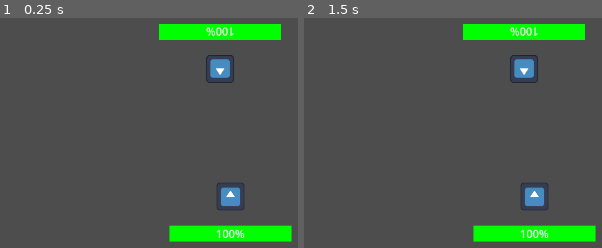
Above: before the commit, frames 1-2 (left to right).
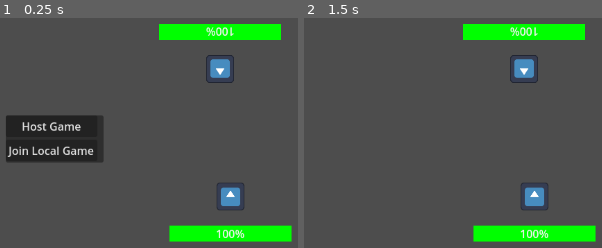
Above: after the commit, the same moments.

Repository: ifelldownahole/2D_Crazy_Cattle_3D_Local_Multiplayer_Battle_Royale_Edition_With_Guns
Game: Godot game, scene res://main.tscn
Same seed, same stepped clock (60 frames per second), same inputs: the game is played once before the commit and once after it. The engine's default icon, where the game draws it, is replaced by a stand-in: a white triangle on a blue panel in a dark square.
Inputs (mouse positions are in pixels of both pictures, inside the frame that each line leads up to):
- Up to frame 1 (0.25 s): no input
- Up to frame 2 (1.5 s): click (354, 126) at 0.5 s, where only the run after the commit has a clickable "Host Game"; tap Enter at 1.25 s

The runs differ from the first frame. In frame 1, 6.3% of the frame differs, in the area x 2-35%, y 42-63%; in frame 2, nothing differs.

Commit message:
Experimental Multiplayer Development
Added server and client code, nothing else

Diff:
--- /dev/null
+++ b/game_manager.gd
@@ -0,0 +1,11 @@
+extends Node
+
+func become_host():
+	print("become host pressed!")
+	%multiplayerHUD.hide()
+	MultiplayerManager.become_host()
+
+func join_game():
+	print("Join game pressed!")
+	%multiplayerHUD.hide()
+	MultiplayerManager.join_game()
--- a/main.tscn
+++ b/main.tscn
@@ -1,9 +1,11 @@
-[gd_scene load_steps=3 format=3 uid="uid://c3of6byk3pd8q"]
+[gd_scene load_steps=4 format=3 uid="uid://c3of6byk3pd8q"]
 
 [ext_resource type="PackedScene" uid="uid://dbdj7seqgf357" path="res://test_sheep.tscn" id="1_cvkpd"]
+[ext_resource type="Script" uid="uid://eahh5ksk8s1h" path="res://game_manager.gd" id="1_h2yge"]
 [ext_resource type="Script" uid="uid://4odimvtma8eh" path="res://test_sheep2.gd" id="2_0xm2m"]
 
 [node name="main" type="Node"]
+script = ExtResource("1_h2yge")
 
 [node name="Timer" type="Timer" parent="."]
 wait_time = 0.5
@@ -19,4 +21,40 @@
 rotation = 3.14159
 script = ExtResource("2_0xm2m")
 
+[node name="multiplayerHUD" type="Control" parent="."]
+unique_name_in_owner = true
+layout_mode = 3
+anchors_preset = 0
+offset_left = 234.697
+offset_top = 242.554
+offset_right = 344.697
+offset_bottom = 277.554
+
+[node name="Panel" type="Panel" parent="multiplayerHUD"]
+layout_mode = 1
+anchors_preset = 15
+anchor_right = 1.0
+anchor_bottom = 1.0
+offset_left = 17.0
+offset_top = 33.0
+offset_right = 48.0
+offset_bottom = 66.0
+grow_horizontal = 2
+grow_vertical = 2
+
+[node name="VBoxContainer" type="VBoxContainer" parent="multiplayerHUD/Panel"]
+layout_mode = 0
+offset_right = 132.0
+offset_bottom = 66.0
+
+[node name="Host_Game" type="Button" parent="multiplayerHUD/Panel/VBoxContainer"]
+layout_mode = 2
+text = "Host Game"
+
+[node name="Join_Game" type="Button" parent="multiplayerHUD/Panel/VBoxContainer"]
+layout_mode = 2
+text = "Join Local Game"
+
 [connection signal="timeout" from="Timer" to="TestSheep" method="_on_timer_timeout"]
+[connection signal="pressed" from="multiplayerHUD/Panel/VBoxContainer/Host_Game" to="." method="become_host"]
+[connection signal="pressed" from="multiplayerHUD/Panel/VBoxContainer/Join_Game" to="." method="join_game"]
--- /dev/null
+++ b/multiplayer/multiplayer_manager.gd
@@ -0,0 +1,32 @@
+extends Node
+
+const SERVER_PORT = 8080
+const SERVER_IP = "127.0.0.1"
+
+
+func become_host():
+	print("becoming host...")
+
+	var server_peer = ENetMultiplayerPeer.new()
+	server_peer.create_server(SERVER_PORT)
+
+	multiplayer.multiplayer_peer = server_peer
+
+	multiplayer.peer_connected.connect(_add_player_to_game)
+	multiplayer.peer_disconnected.connect(_del_player)
+
+func join_game():
+	print("joining game...")
+
+	var client_peer = ENetMultiplayerPeer.new()
+	client_peer.create_client(SERVER_IP, SERVER_PORT)
+
+	multiplayer.multiplayer_peer = client_peer
+
+func _add_player_to_game(id: int):
+	print("Player %s joined the game!" % id)
+
+
+func _del_player(id: int):
+	print("Player %s left the game!" % id)
+	pass
--- a/project.godot
+++ b/project.godot
@@ -10,10 +10,18 @@
 
 [application]
 
-config/name="M.I.C.L. test"
+config/name="main 2d cattle"
 run/main_scene="uid://c3of6byk3pd8q"
 config/features=PackedStringArray("4.4", "Forward Plus")
 config/icon="res://icon.svg"
+
+[autoload]
+
+MultiplayerManager="*res://multiplayer/multiplayer_manager.gd"
+
+[display]
+
+window/size/always_on_top=true
 
 [input]
 
Not shown, added: game_manager.gd.uid
Not shown, added: multiplayer/multiplayer_manager.gd.uid
